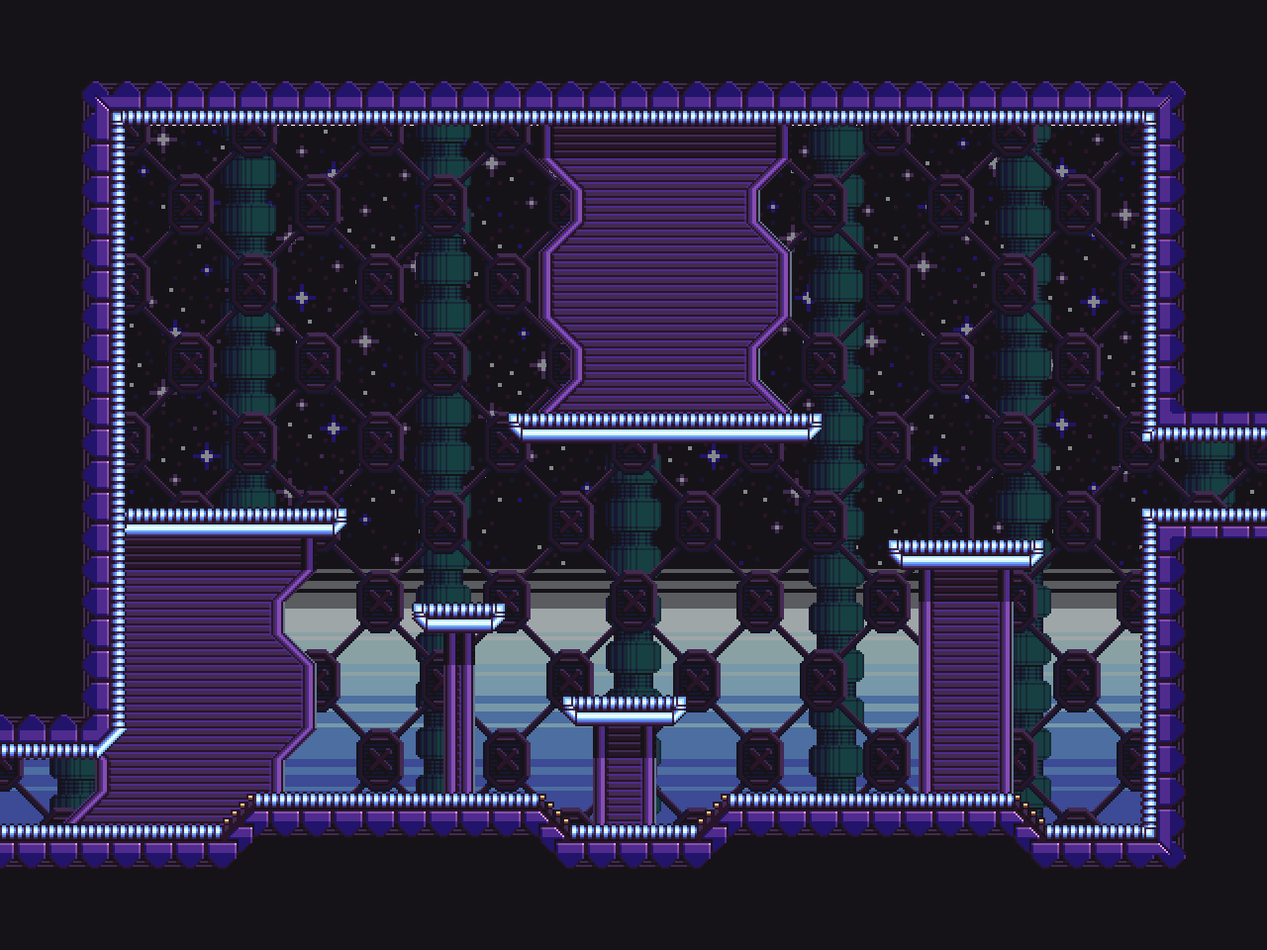
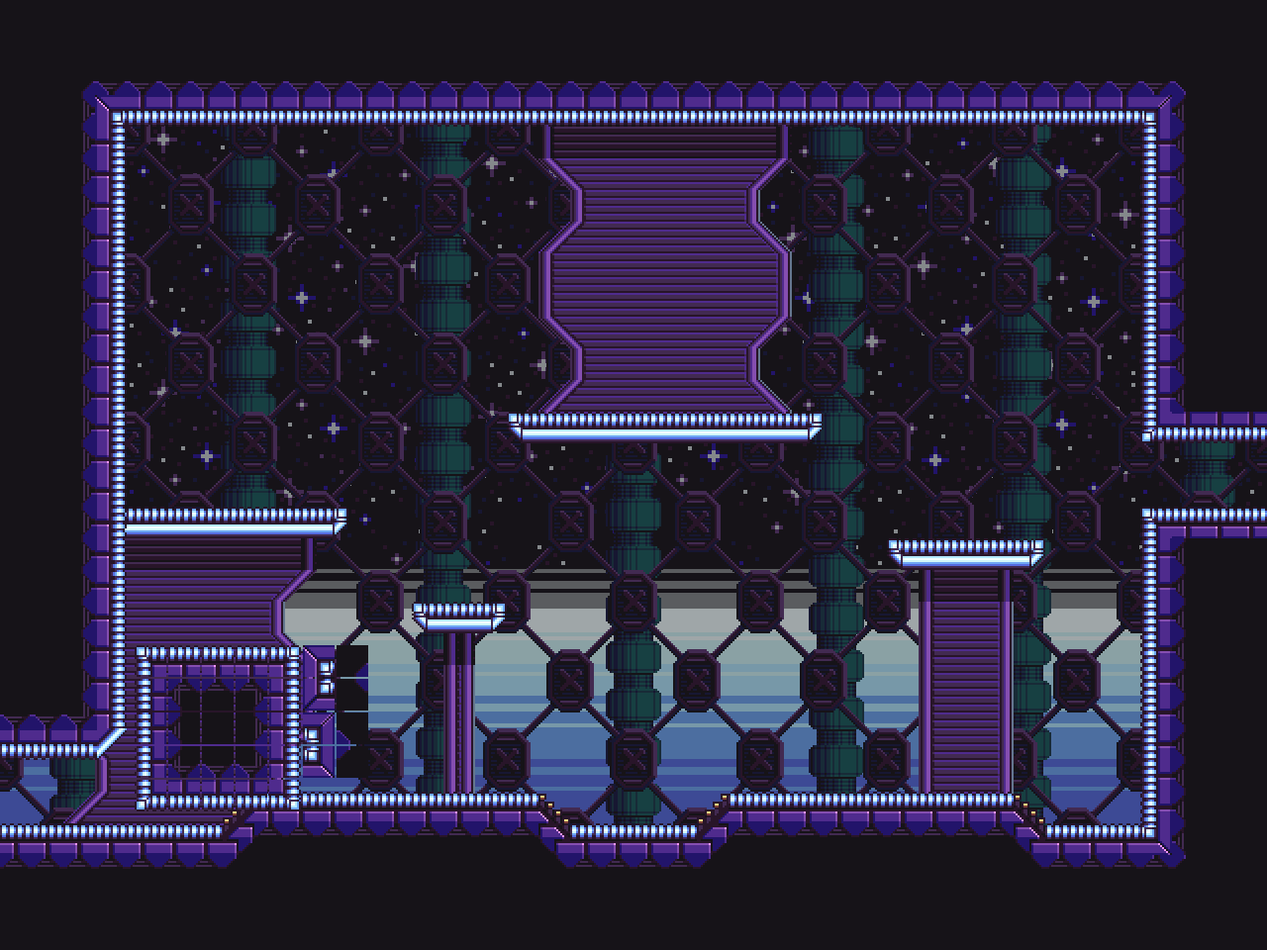
The second 1267px x 950px image is a revision of the first. Changes to its layers:
showed "tilemap" over [134, 645, 369, 812]
moved "background" into group "platforms" over [134, 124, 1117, 826]
painted on "bg3" over [134, 124, 1117, 826]
